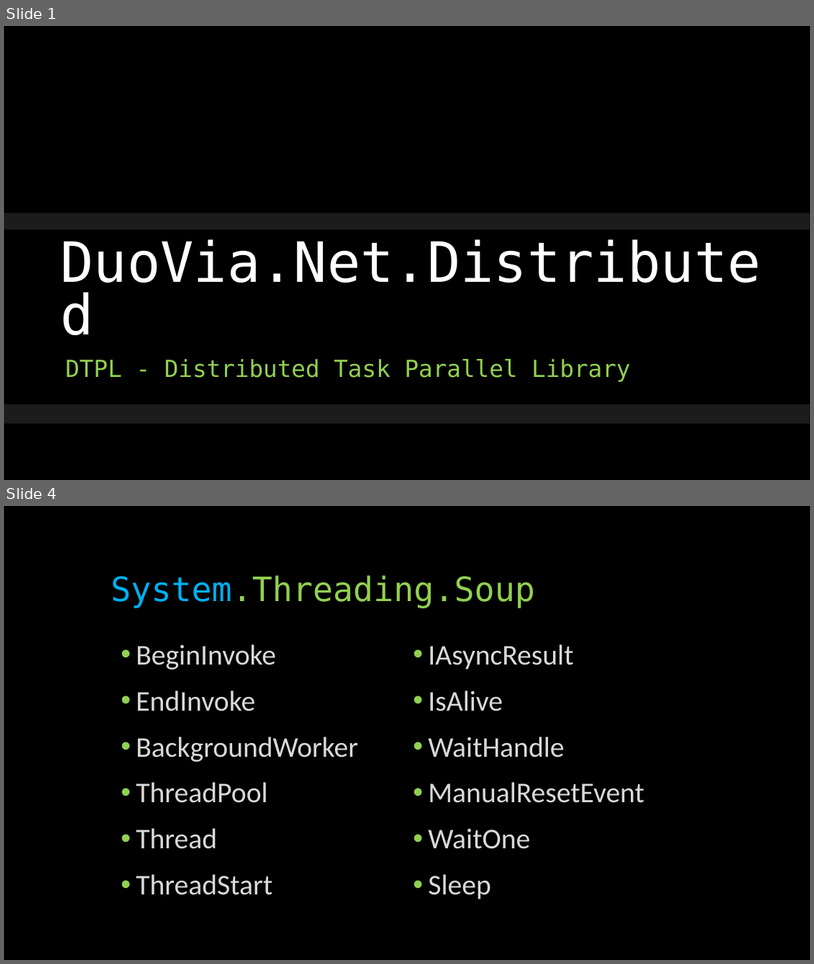
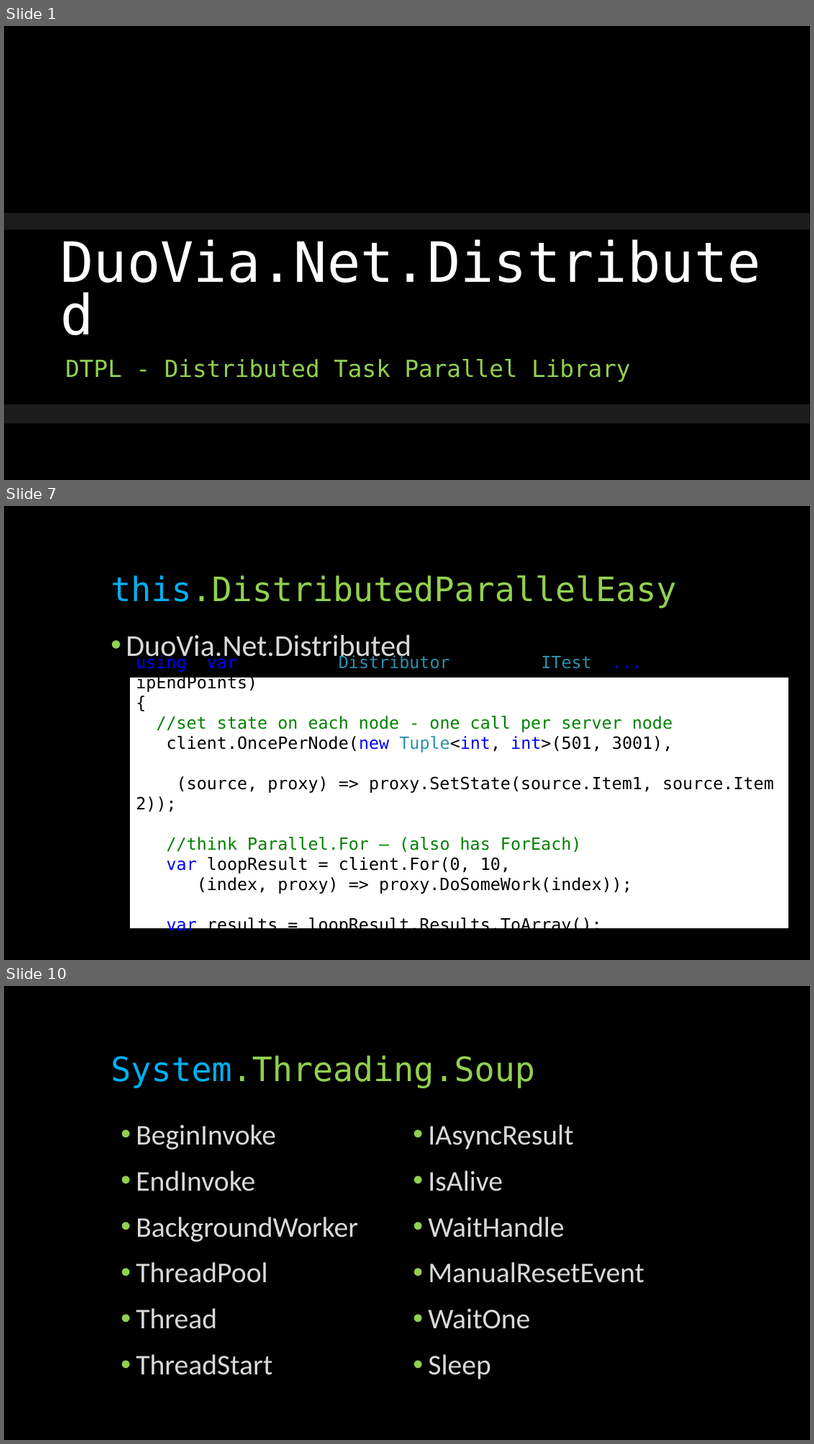
Before and after one commit to glennneiger/duovia-distributed, a slide deck: docs/distributed_demo.pptx. Shown one above the other, each under a label of ours: slides 1 and 4 before the commit, slides 1, 7 and 10 after it; the slides between them are not shown. The pictures are 814x964 and 814x1444 pixels, drawn with LibreOffice and Linux fonts; fonts in the diff are those of the drawing; background and template pictures are left out. Boxes give left, top, right and bottom in pixels: in the first picture for what was removed or moved away, otherwise in the second. Text is boxed around its words. In the diff, an @@ line names an element or a change of style, - is before the commit and + after.

```diff
--- a/docs/distributed_demo.pptx
+++ b/docs/distributed_demo.pptx
@@ slide 7 added at [4,506,810,960], background #000000 @@
@@ title added at [111,575,676,608], 40 pt, text #92D050 @@
+this.DistributedParallelEasy
@@ text added at [126,635,412,663], 36 pt, text #D9D9D9 @@
+• DuoVia.Net.Distributed
@@ rectangle added at [130,677,789,928], fill #FFFFFF, 20 pt, text #000000 @@
+using (var client = Distributor.Connect<ITest>(..., ipEndPoints)
+{
+//set state on each node - one call per server node
+client.OncePerNode(new Tuple<int, int>(501, 3001),
+(source, proxy) => proxy.SetState(source.Item1, source.Item2));
+//think Parallel.For – (also has ForEach)
+var loopResult = client.For(0, 10,
+(index, proxy) => proxy.DoSomeWork(index));
+var results = loopResult.Results.ToArray();
+}
@@ what was slide 4 is now slide 10 @@
```
Also in this commit, not shown: 2 slides changed, 5 other slides added.
